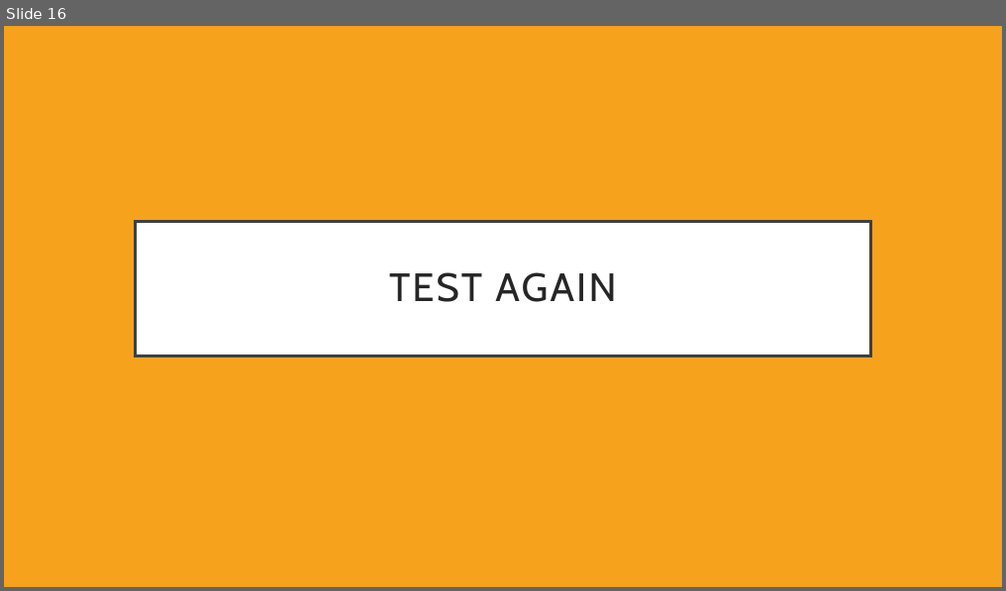
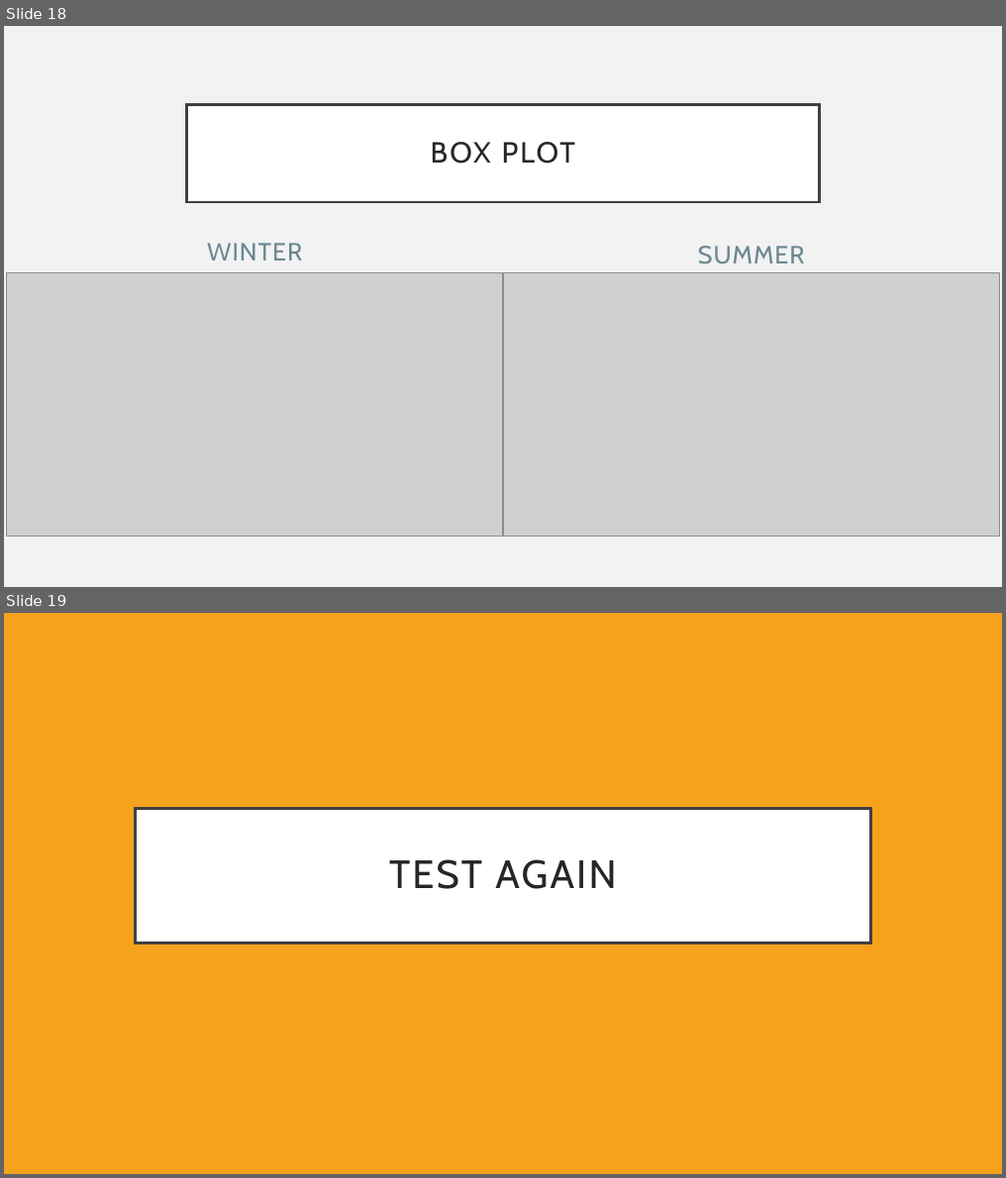
Before and after one commit to EricMaibach/AkronAshevilleWeatherAnalysis, a slide deck: AkronAshevillePresentation.pptx. Shown one above the other, each under a label of ours: slide 16 before the commit, slides 18 and 19 after it. The pictures are 1006x591 and 1006x1178 pixels, drawn with LibreOffice and Linux fonts; fonts in the diff are those of the drawing; grey boxes stand for pictures. Boxes give left, top, right and bottom in pixels: in the first picture for what was removed or moved away, otherwise in the second. Text is boxed around its words. In the diff, an @@ line names an element or a change of style, - is before the commit and + after.

```diff
--- a/AkronAshevillePresentation.pptx
+++ b/AkronAshevillePresentation.pptx
@@ slide 18 added at [4,26,1002,587], background #F2F2F2 @@
@@ title added at [187,104,819,202], fill #FFFFFF, outline #404040 2.5 pt, 28 pt, text #262626 @@
+BOX PLOT
@@ text added at [207,243,302,261], 24 pt, text #6B8891 @@
+WINTER
@@ text added at [698,246,805,265], 24 pt, text #6B8891 @@
+SUMMER
@@ picture added at [7,274,503,537] @@
@@ picture added at [503,274,1000,537] @@
@@ what was slide 16 is now slide 19 @@
```
Also in this commit, not shown: 4 slides changed, 6 other slides added, 1 slide removed, 1 other file.
